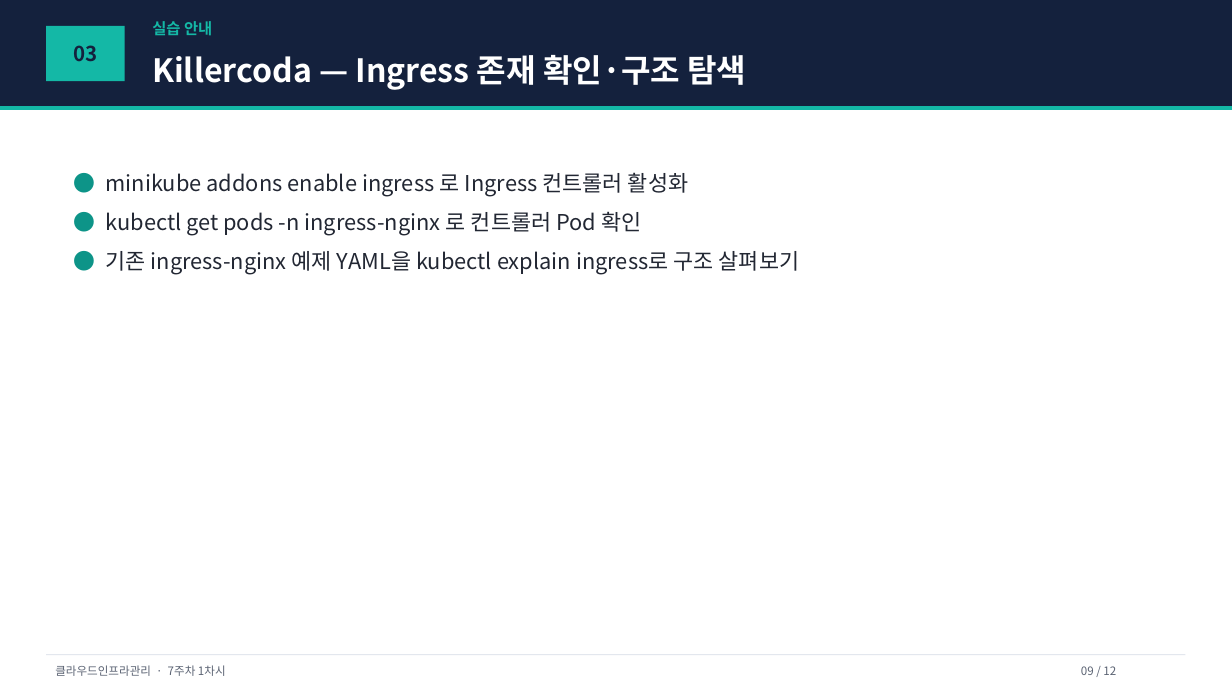
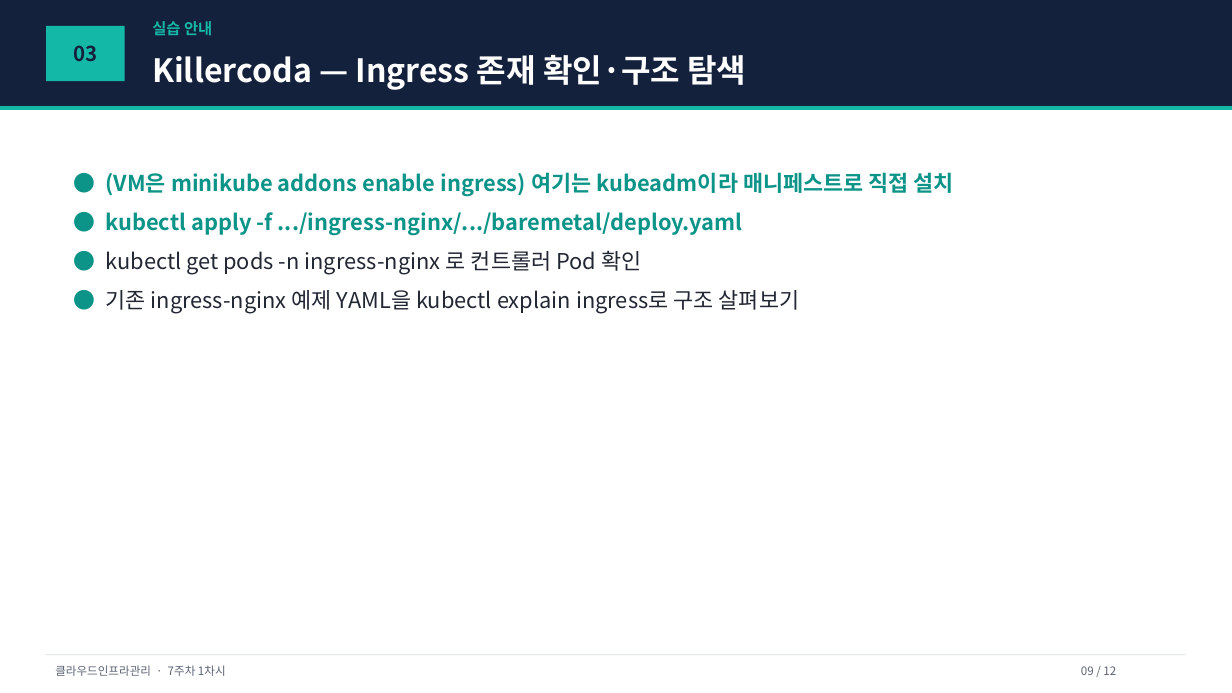
Before and after one commit to gorae-black/class, a slide deck: slide 9 of class/cloud_infra_mgmt/07주차_Kubernetes핵심3/01_강의자료/1차시_Ingress개념.pptx. Drawn at 1232x693 pixels with LibreOffice and Linux fonts; fonts in the diff are those of the drawing. Boxes give left, top, right and bottom in pixels: in the first picture for what was removed or moved away, otherwise in the second. Text is boxed around its words. In the diff, an @@ line names an element or a change of style, - is before the commit and + after.

Commit message:
fix: 강의대본·강의자료(pptx) 전체 감사에서 발견된 8건 수정
- 9주차 2차시: Terraform apt 저장소 등록 명령 누락 (강의대본+pptx+발표자노트)
- 9주차 1차시: VM 정리 가이드가 슬라이드에 반영 안 된 문제 (pptx)
- 4주차: "kubectl apply 타이밍 주의" 안내를 실제 사용처인 3차시로 이동 (2차시는 kubectl run만 사용)
- 6주차 1차시: "교수자가 Secret 미리 생성" 서술을 학생이 직접 생성하는 실제 흐름으로 수정 (강의대본+pptx)
- 7주차 1차시: Killercoda에 minikube 전용 명령어만 노출되던 것을 kubeadm 매니페스트 설치로 안내하고
  플랫폼 차이 설명 추가 (강의대본+pptx)
- 11주차 2차시: docker-compose.yml에 누락된 최상위 volumes: 선언 추가 (강의대본+pptx)
- 12주차 1차시: 잘려있던 Jenkinsfile 기본 뼈대 코드 박스 복원 (pptx)
- 1주차 1차시: 존재하지 않는 06_로컬VM_과제복습/07_오류FAQ 폴더 참조를 LMS Q&A 안내로 변경 (강의대본+pptx)

전체 0~15주차 강의대본↔강의자료 정합성 감사를 통해 발견된 8건 중 실제 수업/실습에 영향을 주는
항목만 우선 수정. pptx 편집은 python-pptx로 수행.

```diff
--- a/class/cloud_infra_mgmt/07주차_Kubernetes핵심3/01_강의자료/1차시_Ingress개념.pptx
+++ b/class/cloud_infra_mgmt/07주차_Kubernetes핵심3/01_강의자료/1차시_Ingress개념.pptx
@@ text at [105, 172, 954, 236]: text changed; text colour #222733 to #0D9488; bold on @@
-● minikube addons enable ingress 로 Ingress 컨트롤러 활성화
+● (VM은 minikube addons enable ingress) 여기는 kubeadm이라 매니페스트로 직접 설치
+● kubectl apply -f .../ingress-nginx/.../baremetal/deploy.yaml
```
Also in this commit, not shown: 13 other files.
